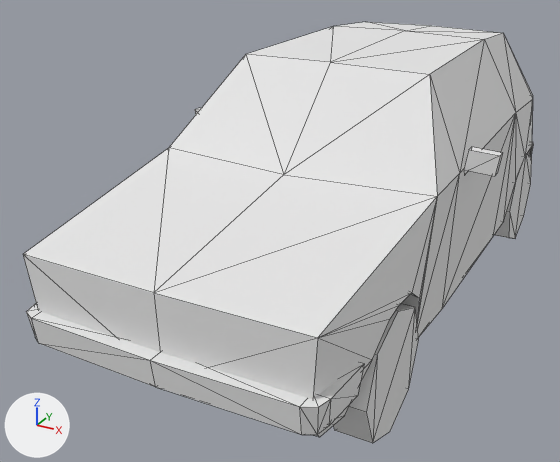
The OBJ model assets/new_models/car/Car 03/Car3.obj, before and after one commit.
Before and after are seen from a 50 mm camera at (2.51, -5.83, 3.29) aimed at (-0.44, -0.48, 0.61). The lights are fixed; the arrows at lower left show +X, +Y and +Z. Mesh edges are drawn as thin lines. Where no turn or scale is listed for an object, it has been applied to the vertices.

Names of what the first picture shows: 'Car3'.
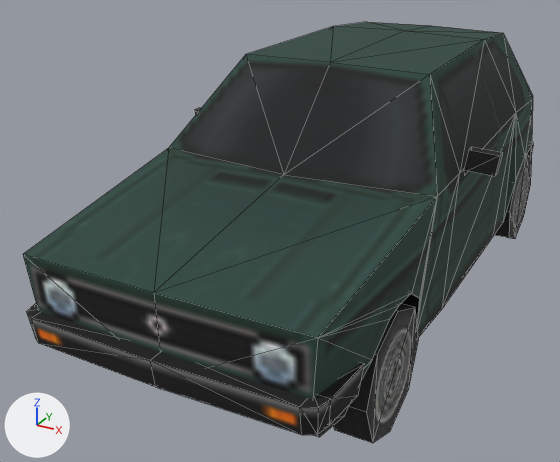
Diff of the bpy script that builds the scene:
```diff
--- a/assets/new_models/car/Car 03/Car3.obj.py
+++ b/assets/new_models/car/Car 03/Car3.obj.py
@@ img_car3_png @@
+img_car3_png = load_image('Car3.png', 'car3.png', 128, 128, 'sRGB')
@@ mat_car3_mat @@
 mat_car3_mat = principled_material('car3_mat')
-mat_car3_mat.base_color = (0.8, 0.8, 0.8)  # white #e7e7e7
-mat_car3_mat.roughness = 1.0
+mat_car3_mat.texture = img_car3_png
+mat_car3_mat.roughness = 0.9
```

Changed parts and their boxes (x1, y1, x2, y2) in the pictures (560 x 462 px):
'Car3', surface changed
    both: (23, 22, 533, 443)
